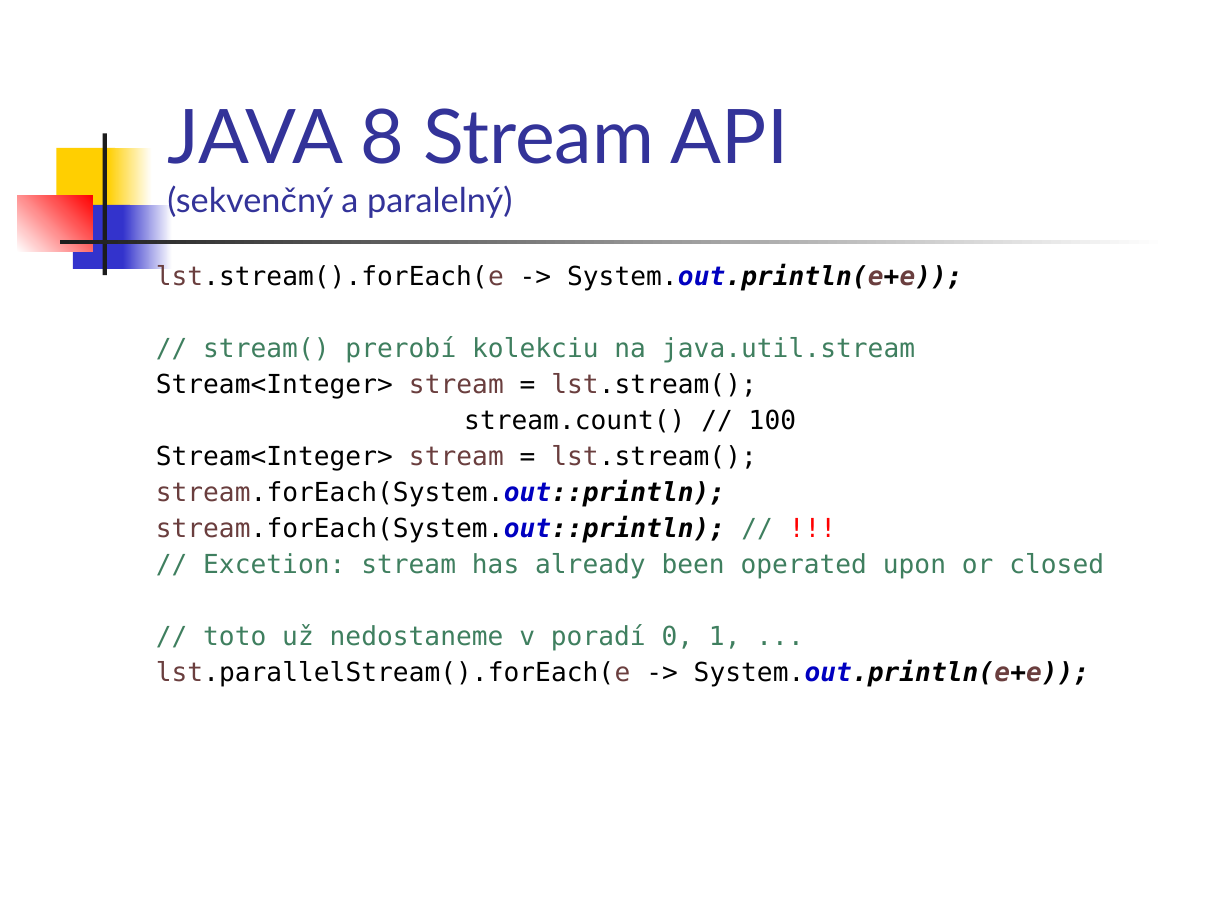
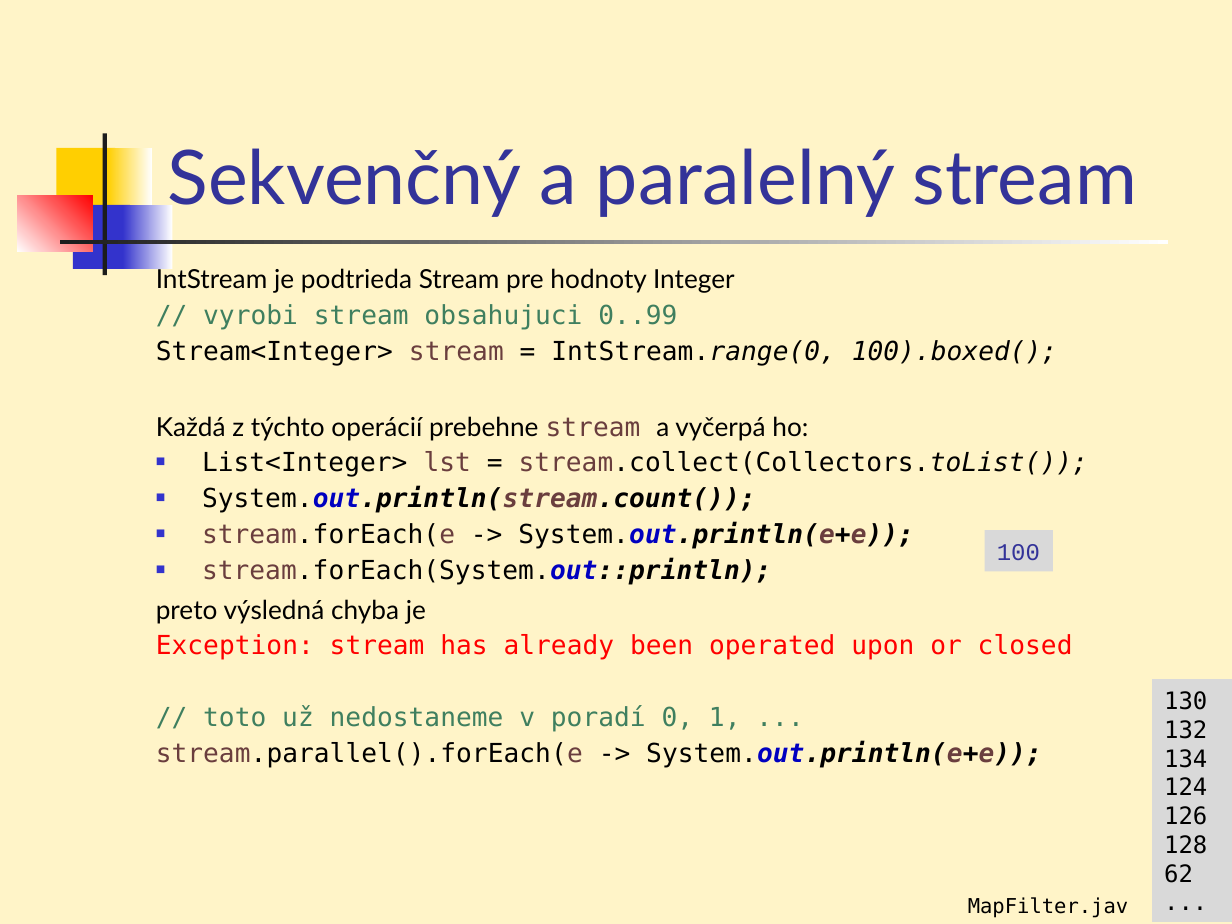
Before and after one commit to Programovanie4/Prednasky, a slide deck: slide 15 of 06Lambda/06_javaStream.ppt. Drawn at 1232x924 pixels with LibreOffice and Linux fonts; fonts in the diff are those of the drawing. Boxes give left, top, right and bottom in pixels: in the first picture for what was removed or moved away, otherwise in the second. Text is boxed around its words. In the diff, an @@ line names an element or a change of style, - is before the commit and + after.

```diff
--- a/06Lambda/06_javaStream.ppt
+++ b/06Lambda/06_javaStream.ppt
@@ background #FFFFFF to #FFF4C8 @@
@@ title at [167, 148, 1136, 217]: text changed; size 20 to 44 pt @@
-JAVA 8 Stream API
-(sekvenčný a paralelný)
+Sekvenčný a paralelný stream
@@ text at [156, 266, 1088, 548]: text changed @@
-lst.stream().forEach(e -> System.out.println(e+e));
-// stream() prerobí kolekciu na java.util.stream
-Stream<Integer> stream = lst.stream();
-stream.count() // 100
-Stream<Integer> stream = lst.stream();
+IntStream je podtrieda Stream pre hodnoty Integer
+// vyrobi stream obsahujuci 0..99
+Stream<Integer> stream = IntStream.range(0, 100).boxed();
+Každá z týchto operácií prebehne stream a vyčerpá ho:
+■ List<Integer> lst = stream.collect(Collectors.toList());
+■ System.out.println(stream.count());
+■ stream.forEach(e -> System.out.println(e+e));
@@ rectangle added at [984, 530, 1052, 572], fill #D9D9D9, 14 pt, text #333399 @@
+100
@@ text at [202, 558, 771, 584]: bullet none to ■ @@
@@ text at [156, 599, 1073, 659]: text changed; text colour #3F7F5F to #FF0000 @@
-stream.forEach(System.out::println); // !!!
-// Excetion: stream has already been operated upon or closed
+preto výsledná chyba je
+Exception: stream has already been operated upon or closed
@@ rectangle added at [1152, 679, 1232, 922], fill #D9D9D9, 14 pt, text #000000 @@
+130
+132
+134
+124
+126
+128
+62
+...
@@ text at [156, 741, 1042, 767]: text changed @@
-lst.parallelStream().forEach(e -> System.out.println(e+e));
+stream.parallel().forEach(e -> System.out.println(e+e));
@@ text added at [968, 897, 1128, 918], 12 pt, text #000000 @@
+MapFilter.java
```
Also in this commit, not shown: 29 other slides changed, 5 slides added, 4 slides removed, 1 other file.
